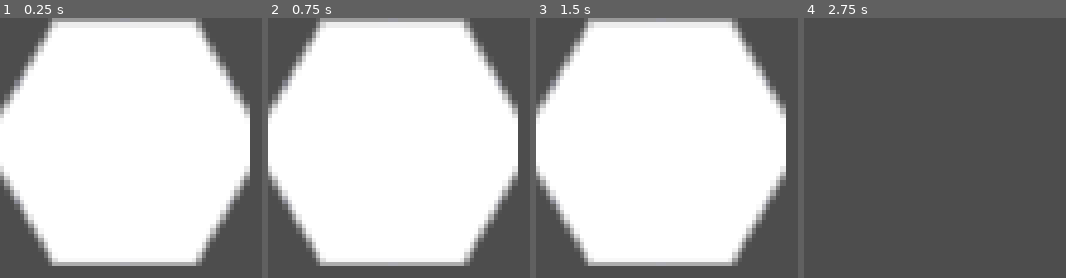
Above: before the commit, frames 1-4 (left to right).
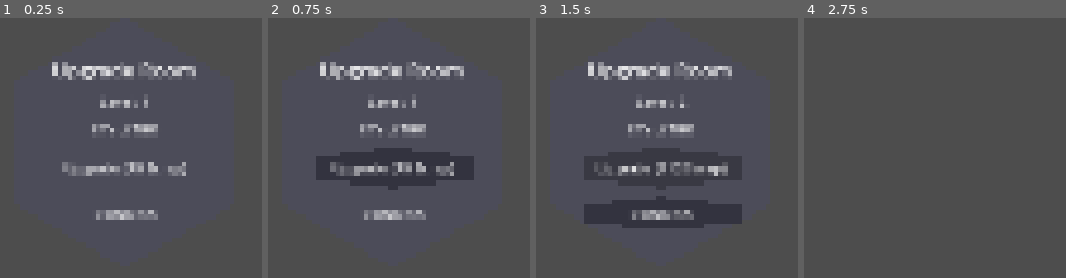
Above: after the commit, the same moments.

Repository: cyberstrgg/LitterBees
Game: Godot game, scene res://Scenes/UpgradeRooms/upgrade_room.tscn
Two runs of this game, one before a commit and one after it. Both use one fixed random seed, a clock stepped at 60 frames per second and the inputs below. This scene is started directly instead of the project's main scene.
Inputs (mouse positions are in pixels of both pictures, inside the frame that each line leads up to):
- Up to frame 1 (0.25 s): no input
- Up to frame 2 (0.75 s): tap Enter at 0.5 s; move the mouse to (393, 168) at 0.52 s; click (393, 168) at 0.67 s
- Up to frame 3 (1.5 s): tap Space at 1.25 s; move the mouse to (661, 213) at 1.27 s; click (661, 213) at 1.42 s
- Up to frame 4 (2.75 s): tap Enter at 2 s; move the mouse to (outside the picture) at 2.02 s; click (outside the picture) at 2.17 s

The runs differ from the first frame. In frame 1, 77% of the frame differs, in the area x 0-96%, y 0-96%; in frame 2, 77%; in frame 3, 77%; in frame 4, nothing differs.

Commit message:
IT KINDA WORKS!!!!

Diff:
--- a/Scenes/UpgradeRooms/upgrade_room.tscn
+++ b/Scenes/UpgradeRooms/upgrade_room.tscn
@@ -1,12 +1,7 @@
-[gd_scene load_steps=5 format=3 uid="uid://ikdj38sp720t"]
+[gd_scene load_steps=3 format=3 uid="uid://ikdj38sp720t"]
 
 [ext_resource type="Script" path="res://Scripts/UpgradeRooms/base_upgrade_room.gd" id="1_w4h07"]
-[ext_resource type="Shader" path="res://Scripts/hexagon_mask.gdshader" id="2_cgd4t"]
 [ext_resource type="PackedScene" uid="uid://c1w7b6k4w8yqg" path="res://HexButton.tscn" id="3_s0t4n"]
-
-[sub_resource type="ShaderMaterial" id="ShaderMaterial_q32t4"]
-shader = ExtResource("2_cgd4t")
-shader_parameter/aspect_ratio = 1.0
 
 [node name="UpgradeRoom" type="Control"]
 custom_minimum_size = Vector2(300, 300)
@@ -16,17 +11,16 @@
 offset_bottom = 300.0
 script = ExtResource("1_w4h07")
 
-[node name="InputBlocker" type="Panel" parent="."]
-material = SubResource("ShaderMaterial_q32t4")
-layout_mode = 1
-anchors_preset = 15
-
 [node name="Polygon2D" type="Polygon2D" parent="."]
 z_index = -1
 
 [node name="MarginContainer" type="MarginContainer" parent="."]
 layout_mode = 1
 anchors_preset = 15
+anchor_right = 1.0
+anchor_bottom = 1.0
+grow_horizontal = 2
+grow_vertical = 2
 
 [node name="CenterContainer" type="CenterContainer" parent="MarginContainer"]
 layout_mode = 2
--- a/Scenes/room_slot.tscn
+++ b/Scenes/room_slot.tscn
@@ -1,13 +1,8 @@
-[gd_scene load_steps=5 format=3 uid="uid://dqxy3ue3j4jjv"]
+[gd_scene load_steps=3 format=3 uid="uid://dqxy3ue3j4jjv"]
 
 [ext_resource type="Script" uid="uid://brtyv1h7lf0ch" path="res://Scripts/room_slot.gd" id="1_kjnj3"]
-[ext_resource type="Shader" uid="uid://csd1ec7vadsy6" path="res://Scripts/hexagon_mask.gdshader" id="2_vinua"]
 
 [sub_resource type="StyleBoxEmpty" id="StyleBoxEmpty_kjnj3"]
-
-[sub_resource type="ShaderMaterial" id="ShaderMaterial_nfcui"]
-shader = ExtResource("2_vinua")
-shader_parameter/aspect_ratio = 1.0
 
 [node name="RoomSlot" type="PanelContainer"]
 custom_minimum_size = Vector2(300, 300)
@@ -22,7 +17,11 @@
 visible = false
 layout_mode = 1
 anchors_preset = 15
-material = SubResource("ShaderMaterial_nfcui")
+theme_override_styles/panel = SubResource("StyleBoxEmpty_kjnj3")
+
+[node name="BackgroundHex" type="Polygon2D" parent="BuildMenu"]
+z_index = -1
+color = Color(1, 1, 1, 1)
 
 [node name="CenterContainer" type="CenterContainer" parent="BuildMenu"]
 layout_mode = 1
--- a/Scripts/GlobalUpgrades.gd
+++ b/Scripts/GlobalUpgrades.gd
@@ -2,7 +2,7 @@
 extends Node
 
 # --- Scrap Variable ---
-var scrap_total: int = 50
+var scrap_total: int = 100
 const NEW_SLOT_COST: int = 75 # Cost to unlock a new empty slot
 
 # --- Room Grid State ---
--- a/Scripts/UpgradeRooms/bees/damage_room.gd
+++ b/Scripts/UpgradeRooms/bees/damage_room.gd
@@ -7,6 +7,8 @@
     cost_multiplier = 1.6
     # Call the base class's _ready function
     super._ready()
+    # Set a placeholder color for the damage room
+    polygon_2d.color = Color(0.6, 0.2, 0.2)
 
 func get_effect_description() -> String:
     # This now correctly reads the global value calculated by GlobalUpgrades
--- a/Scripts/UpgradeRooms/bees/recovery_room.gd
+++ b/Scripts/UpgradeRooms/bees/recovery_room.gd
@@ -6,6 +6,8 @@
     base_cost = 50
     cost_multiplier = 1.7
     super._ready()
+    # Set a placeholder color for the recovery room
+    polygon_2d.color = Color(0.2, 0.2, 0.6)
 
 func get_effect_description() -> String:
     # This function is still useful for displaying the current stat in the UI
--- a/Scripts/UpgradeRooms/bees/speed_room.gd
+++ b/Scripts/UpgradeRooms/bees/speed_room.gd
@@ -1,23 +1,13 @@
 # speed_room.gd
 extends "res://Scripts/UpgradeRooms/base_upgrade_room.gd"
-
-# Note: The 'speed_multiplier_per_level' variable is no longer used here.
-# The actual value is now stored as a constant inside GlobalUpgrades.gd.
 
 func _ready():
     room_name = "Apiary"
     base_cost = 60
     cost_multiplier = 1.8
     super._ready()
-
-# This function should be deleted. The base script must not call it.
-# func apply_upgrade_effect():
-    # GlobalUpgrades.add_speed_multiplier(speed_multiplier_per_level) # This function was removed
-
-# This function should be deleted.
-# func revert_all_effects():
-    # for i in range(level):
-        # GlobalUpgrades.remove_speed_multiplier(speed_multiplier_per_level) # This function was removed
+    # Set a placeholder color for the speed room
+    polygon_2d.color = Color(0.2, 0.6, 0.2)
 
 func get_effect_description() -> String:
     # This function is still great for UI, as it reads the up-to-date global value.
--- a/Scripts/room_slot.gd
+++ b/Scripts/room_slot.gd
@@ -13,6 +13,7 @@
 @onready var build_speed_button = $BuildMenu/CenterContainer/VBoxContainer/BuildSpeedButton
 @onready var build_recovery_button = $BuildMenu/CenterContainer/VBoxContainer/BuildRecoveryButton
 @onready var polygon_2d = $Polygon2D
+@onready var background_hex: Polygon2D = $BuildMenu/BackgroundHex
 
 var damage_cost: int
 var speed_cost: int
@@ -21,7 +22,7 @@
 var axial_coordinates: Vector2i # To store its position in the hex grid
 
 func _ready():
-    # Draw the hexagon background
+    # Calculate the points for the hexagon shape
     var size = self.custom_minimum_size
     var center = size / 2.0
     var hexagon_points = PackedVector2Array()
@@ -31,8 +32,14 @@
         var angle_rad = deg_to_rad(angle_deg)
         hexagon_points.append(center + Vector2(center.x * cos(angle_rad), center.y * sin(angle_rad)))
 
+    # Configure the main dark hexagon for the empty slot
     polygon_2d.polygon = hexagon_points
     polygon_2d.color = Color(0.2, 0.2, 0.2, 0.8)
+
+    # Configure the new white hexagon for the build menu's background
+    background_hex.polygon = hexagon_points
+    # The color is already set to white in the scene file, but you could also set it here:
+    # background_hex.color = Color.WHITE
 
     # Connect signals
     build_damage_button.pressed.connect(_on_build_room_type_pressed.bind("damage"))
